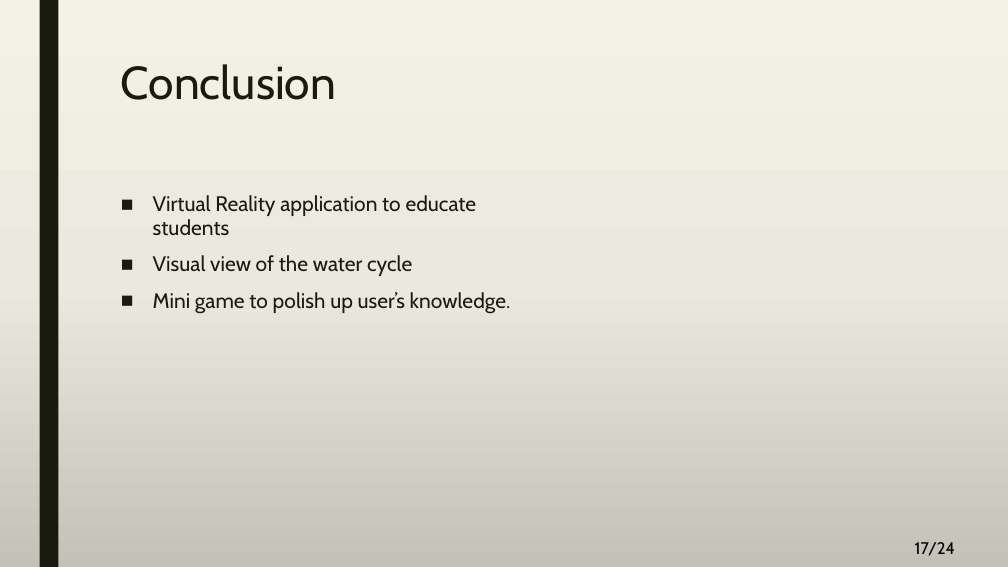
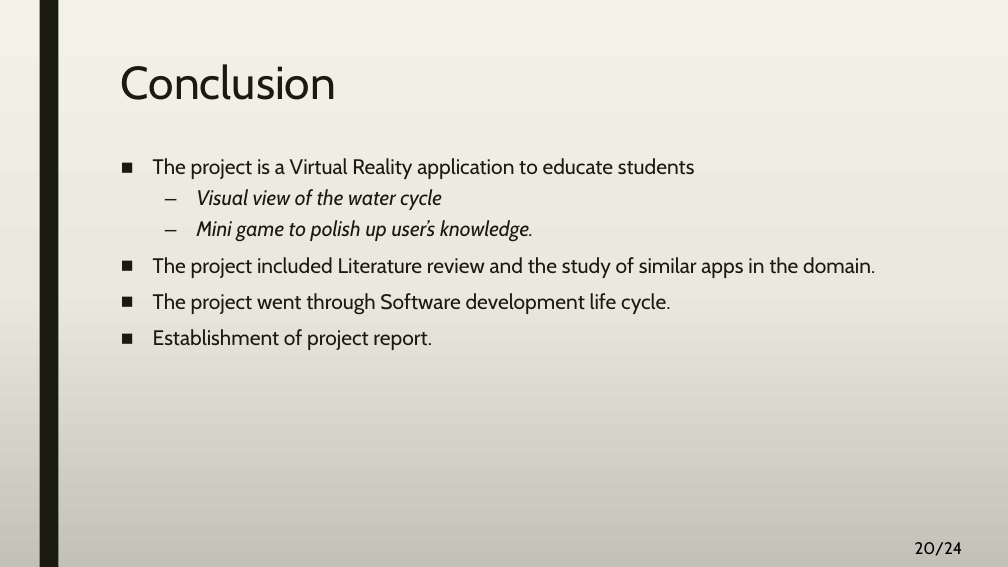
Before and after one commit to A-3li/Capstone, a slide deck: slide 20 of Final.pptx (slide 17 before the commit). Drawn at 1008x567 pixels with LibreOffice and Linux fonts; fonts in the diff are those of the drawing. Boxes give left, top, right and bottom in pixels: in the first picture for what was removed or moved away, otherwise in the second. Text is boxed around its words. In the diff, an @@ line names an element or a change of style, - is before the commit and + after.

```diff
--- a/Final.pptx
+++ b/Final.pptx
@@ text "The project is a Virtual ...": place and size @@
-text "The project is a Virtual ..." at (153, 195, 511, 314)
+text "The project is a Virtual ..." at (153, 158, 875, 350)
@@ text at (153, 158, 695, 179): text changed @@
-■ Virtual Reality application to educate students
+■ The project is a Virtual Reality application to educate students
@@ text at (197, 189, 533, 242): italic on in "Visual view of the water cycle", "Mini game to polish up user’s knowledge."; bullet ■ to –; list level 1 to 2 in "Visual view of the water ..."; list level 1 to 2 in "Mini game to polish up ..." @@
@@ text at (153, 257, 875, 350): paragraphs added @@
+■ The project included Literature review and the study of similar apps in the domain.
+■ The project went through Software development life cycle.
+■ Establishment of project report.
@@ page number at (915, 542, 963, 556): text changed @@
-17/24
+20/24
```
Also in this commit, not shown: 4 slides added, 1 slide removed.
